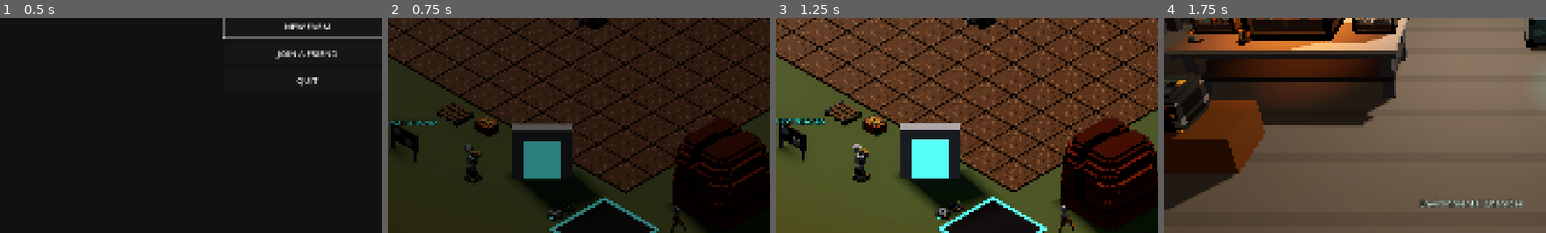
Above: before the commit, frames 1-4 (left to right).
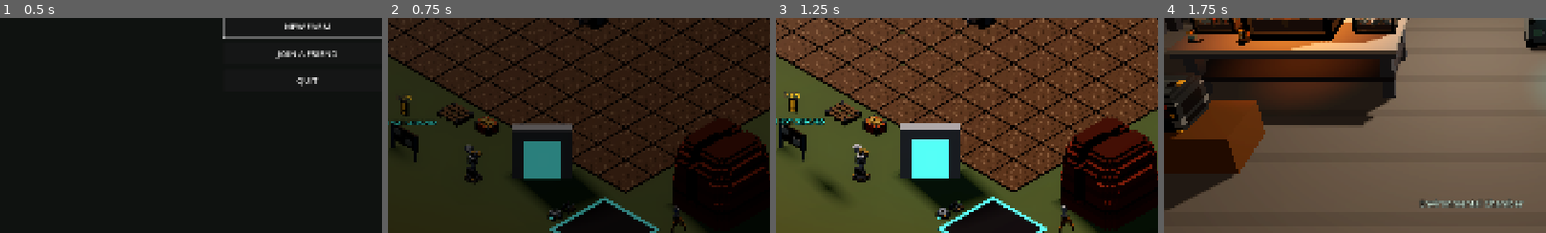
Above: after the commit, the same moments.

Repository: xlockeddown-glitch/out-of-spec
Game: Godot game, scene res://scenes/title_menu.tscn
The game is run twice, just before and just after one commit, with the same random seed, the same clock (stepped at 60 frames per second) and the same inputs.
Inputs:
- Up to frame 1 (0.5 s): no input
- Up to frame 2 (0.75 s): click "NEW FARM" at 0.5 s
- Up to frame 3 (1.25 s): no input
- Up to frame 4 (1.75 s): click "ENTER DOME [Tab]" at 1.25 s
The pictures show only the part of the screen within x 10-60%, y 50-100%; the shares and areas given below are measured in that part.

Frame 1 is identical in both runs. In frame 2, 0.2% of the frame differs, in the area x 3-7%, y 36-46%; in frame 3, 0.6%, in the area x 2-17%, y 34-84%; in frame 4, nothing differs.

Commit message:
Add in-world quest board marker for unseen quests

Diff:
--- a/scripts/main_farm.gd
+++ b/scripts/main_farm.gd
@@ -1263,6 +1263,7 @@
 	var world: Node3D = $WorldView/WorldViewport/World
 	var board: Node3D = LavaHubProps.board_node("FARM NOTICE BOARD")
 	board.position = NoticeBoard.FARM_POSITION
+	board.add_child(QuestBoardMarker.new())
 	world.add_child(board)
 	_notice_pad = ParkingPad.new()
 	_notice_pad.name = "NoticeBoardPad"
--- a/scripts/quests/quest_seen.gd
+++ b/scripts/quests/quest_seen.gd
@@ -12,6 +12,7 @@
 
 static var _loaded_from: String = ""
 static var _file: ConfigFile
+static var _listeners: Array[Callable] = []
 
 
 ## The key a quest row is remembered by.
@@ -24,14 +25,34 @@
 	return key
 
 
+## Registers a local UI callback invoked when seen state changes or resets.
+static func add_listener(callback: Callable) -> void:
+	if callback.is_valid() and not callback in _listeners:
+		_listeners.append(callback)
+
+
+## Unregisters a local UI callback previously added with add_listener().
+static func remove_listener(callback: Callable) -> void:
+	_listeners.erase(callback)
+
+
 ## Forgets the cached file (the path changed, or a test starts clean).
 static func reset() -> void:
 	_file = null
 	_loaded_from = ""
+	_notify()
 
 
 static func is_new(row: Dictionary) -> bool:
 	return not _config().has_section_key(SECTION, key_of(row))
+
+
+## True if any row of `rows` has not been seen yet.
+static func has_unseen(rows: Array) -> bool:
+	for row: Dictionary in rows:
+		if is_new(row):
+			return true
+	return false
 
 
 ## Marks every row of `rows` seen and keeps the file (only when something changed).
@@ -43,6 +64,18 @@
 			changed = true
 	if changed:
 		_config().save(path)
+		_notify()
+
+
+static func _notify() -> void:
+	var kept: Array[Callable] = []
+	for cb: Callable in _listeners:
+		if cb.is_valid():
+			kept.append(cb)
+	_listeners = kept
+	for cb: Callable in _listeners.duplicate():
+		if cb.is_valid():
+			cb.call()
 
 
 static func _config() -> ConfigFile:
--- /dev/null
+++ b/scripts/world/quest_board_marker.gd
@@ -0,0 +1,135 @@
+class_name QuestBoardMarker
+extends Node3D
+## In-world marker hovering over the farm notice board while the local player has
+## any unseen open quest (QuestSeen, matching QuestsUI's NEW tags). Pure local UI:
+## never saved to the farm and never sent over the network.
+## Every number below is a [PLACEHOLDER].
+
+## Height of the marker pivot above the notice board origin, in metres [PLACEHOLDER].
+const BASE_Y_M: float = 2.9
+## Vertical bob amplitude, in metres [PLACEHOLDER].
+const BOB_AMPLITUDE_M: float = 0.14
+## Vertical bob angular speed, in radians per second [PLACEHOLDER].
+const BOB_SPEED_RAD_S: float = 3.2
+## Emblem spin speed around Y, in radians per second [PLACEHOLDER].
+const SPIN_RAD_S: float = 1.2
+## Emblem backing slab size, in metres [PLACEHOLDER].
+const BACKING_SIZE := Vector3(0.46, 0.84, 0.12)
+## Exclamation stem size, in metres [PLACEHOLDER].
+const STEM_SIZE := Vector3(0.22, 0.42, 0.16)
+## Exclamation stem vertical offset from pivot, in metres [PLACEHOLDER].
+const STEM_Y_M: float = 0.14
+## Exclamation dot size, in metres [PLACEHOLDER].
+const DOT_SIZE := Vector3(0.22, 0.18, 0.16)
+## Exclamation dot vertical offset from pivot, in metres [PLACEHOLDER].
+const DOT_Y_M: float = -0.24
+## Matte roughness for the dark backing slab [PLACEHOLDER].
+const BACKING_ROUGHNESS: float = 0.9
+## Amber emission energy, kept low so Filmic tonemap keeps the amber hue [PLACEHOLDER].
+const EMIT_ENERGY: float = 0.5
+## Zero specular on emissive amber parts so scene lights do not shift the hue [PLACEHOLDER].
+const EMIT_SPECULAR: float = 0.0
+## Label vertical offset above the pivot, in metres [PLACEHOLDER].
+const LABEL_Y_M: float = 0.66
+## Label font size in pixels [PLACEHOLDER].
+const LABEL_FONT_SIZE: int = 44
+## Label outline size in pixels [PLACEHOLDER].
+const LABEL_OUTLINE_SIZE: int = 10
+## Label pixel size in metres [PLACEHOLDER].
+const LABEL_PIXEL_SIZE: float = 0.008
+
+var _pivot: Node3D
+var _emblem: Node3D
+var _elapsed_s: float = 0.0
+
+
+func _init() -> void:
+	name = &"QuestBoardMarker"
+
+
+func _ready() -> void:
+	_build_visual()
+	GameState.quests_changed.connect(refresh)
+	GameState.farm_loaded.connect(refresh)
+	GameClock.day_started.connect(_on_day_started)
+	QuestSeen.add_listener(refresh)
+	refresh()
+
+
+func _exit_tree() -> void:
+	QuestSeen.remove_listener(refresh)
+
+
+func _process(delta: float) -> void:
+	if not visible or _pivot == null:
+		return
+	_elapsed_s += delta
+	_pivot.position.y = BASE_Y_M + sin(_elapsed_s * BOB_SPEED_RAD_S) * BOB_AMPLITUDE_M
+	if _emblem != null:
+		_emblem.rotation.y = fmod(_elapsed_s * SPIN_RAD_S, TAU)
+
+
+## True if any currently open quest for the local player is unseen in QuestSeen.
+func has_unseen() -> bool:
+	var lists: Dictionary = QuestLog.of(GameState, GameState.local_player_id)
+	var open_rows: Array = lists.get(QuestLog.OPEN, [])
+	return QuestSeen.has_unseen(open_rows)
+
+
+## Updates marker visibility from current open quests and QuestSeen state.
+func refresh() -> void:
+	visible = has_unseen()
+
+
+func _on_day_started(_day: int) -> void:
+	refresh()
+
+
+func _build_visual() -> void:
+	if _pivot != null:
+		return
+	_pivot = Node3D.new()
+	_pivot.name = &"Pivot"
+	_pivot.position = Vector3(0.0, BASE_Y_M, 0.0)
+	add_child(_pivot)
+
+	_emblem = Node3D.new()
+	_emblem.name = &"Emblem"
+	_pivot.add_child(_emblem)
+
+	var backing_mat := StandardMaterial3D.new()
+	backing_mat.albedo_color = ScopeTheme.SHADOW
+	backing_mat.roughness = BACKING_ROUGHNESS
+	_emblem.add_child(_box(&"Backing", BACKING_SIZE, Vector3.ZERO, backing_mat))
+
+	var amber_mat := StandardMaterial3D.new()
+	amber_mat.albedo_color = ScopeTheme.AMBER
+	amber_mat.emission_enabled = true
+	amber_mat.emission = ScopeTheme.AMBER
+	amber_mat.emission_energy_multiplier = EMIT_ENERGY
+	amber_mat.metallic_specular = EMIT_SPECULAR
+	_emblem.add_child(_box(&"Stem", STEM_SIZE, Vector3(0.0, STEM_Y_M, 0.0), amber_mat))
+	_emblem.add_child(_box(&"Dot", DOT_SIZE, Vector3(0.0, DOT_Y_M, 0.0), amber_mat))
+
+	var label := Label3D.new()
+	label.name = &"NewLabel"
+	label.text = QuestsUI.NEW_TAG
+	label.position = Vector3(0.0, LABEL_Y_M, 0.0)
+	label.billboard = BaseMaterial3D.BILLBOARD_ENABLED
+	label.font_size = LABEL_FONT_SIZE
+	label.outline_size = LABEL_OUTLINE_SIZE
+	label.pixel_size = LABEL_PIXEL_SIZE
+	label.modulate = ScopeTheme.AMBER
+	label.outline_modulate = ScopeTheme.SHADOW
+	_pivot.add_child(label)
+
+
+static func _box(part_name: StringName, size: Vector3, at: Vector3, mat: Material) -> MeshInstance3D:
+	var mesh := BoxMesh.new()
+	mesh.size = size
+	var node := MeshInstance3D.new()
+	node.name = part_name
+	node.mesh = mesh
+	node.position = at
+	node.material_override = mat
+	return node
--- /dev/null
+++ b/tests/test_quest_board_marker.gd
@@ -0,0 +1,143 @@
+extends RefCounted
+## In-world quest board marker (feat/quest-marker): shows over the farm notice
+## board when QuestSeen reports any unseen open quest, hides once seen, and uses
+## ScopeTheme colours only. Local-only UI.
+
+const SEEN_PATH: String = "user://test_quest_board_marker_seen.cfg"
+
+
+func _root() -> Window:
+	return (Engine.get_main_loop() as SceneTree).root
+
+
+func _free(node: Node) -> void:
+	if node.get_parent() != null:
+		node.get_parent().remove_child(node)
+	node.free()
+
+
+func _farm_quest_ids(count: int) -> Array[String]:
+	var ids: Array[String] = []
+	for quest: Dictionary in QuestEngine.quests():
+		if str(quest.get("scope", "")) == "farm" and str(quest.get("kind", "")) in ["story", "lab"]:
+			ids.append(str(quest["id"]))
+			if ids.size() >= count:
+				break
+	return ids
+
+
+func _snapshot() -> Dictionary:
+	return {
+		"quest_state": GameState.quest_state.duplicate(true),
+		"player_quest_state": GameState.player_quest_state.duplicate(true),
+		"seen_path": QuestSeen.path,
+	}
+
+
+func _restore(snap: Dictionary) -> void:
+	GameState.quest_state = snap["quest_state"]
+	GameState.player_quest_state = snap["player_quest_state"]
+	DirAccess.remove_absolute(SEEN_PATH)
+	QuestSeen.path = snap["seen_path"]
+	QuestSeen.reset()
+
+
+func _clean_seen() -> void:
+	QuestSeen.path = SEEN_PATH
+	DirAccess.remove_absolute(SEEN_PATH)
+	QuestSeen.reset()
+
+
+func _open_entry() -> Dictionary:
+	return { "accepted": 1, "steps_done": [], "base": {}, "shown": {}, "players": [], "done": -1 }
+
+
+func test_marker_hides_when_there_are_no_open_quests() -> String:
+	var snap: Dictionary = _snapshot()
+	_clean_seen()
+	GameState.quest_state = {}
+	GameState.player_quest_state = {}
+	var marker := QuestBoardMarker.new()
+	_root().add_child(marker)
+	var shown: bool = marker.visible
+	_free(marker)
+	_restore(snap)
+	return "" if not shown else "Marker should hide when there are no open quests."
+
+
+func test_marker_shows_with_unseen_quests_and_hides_when_seen() -> String:
+	var snap: Dictionary = _snapshot()
+	_clean_seen()
+	var ids: Array[String] = _farm_quest_ids(1)
+	if ids.is_empty():
+		_restore(snap)
+		return "No farm story/lab quests found in QuestEngine."
+	GameState.quest_state = { ids[0]: _open_entry() }
+	GameState.player_quest_state = {}
+	var marker := QuestBoardMarker.new()
+	_root().add_child(marker)
+	var shown_before: bool = marker.visible
+	var open_rows: Array = QuestLog.of(GameState, GameState.local_player_id).get(QuestLog.OPEN, [])
+	QuestSeen.mark_seen(open_rows)
+	var shown_after: bool = marker.visible
+	_free(marker)
+	_restore(snap)
+	if not shown_before:
+		return "Marker should show when an open quest is unseen."
+	return "" if not shown_after else "Marker should hide once open quests are marked seen."
+
+
+func test_marker_hides_after_quests_ui_closes_and_returns_on_new_quest() -> String:
+	var snap: Dictionary = _snapshot()
+	_clean_seen()
+	var ids: Array[String] = _farm_quest_ids(2)
+	if ids.size() < 2:
+		_restore(snap)
+		return "Need at least two farm story/lab quests."
+	GameState.quest_state = { ids[0]: _open_entry() }
+	GameState.player_quest_state = {}
+	var marker := QuestBoardMarker.new()
+	var ui := QuestsUI.new()
+	_root().add_child(marker)
+	_root().add_child(ui)
+	var before_open: bool = marker.visible
+	ui.open()
+	ui.close()
+	var after_close: bool = marker.visible
+	GameState.quest_state[ids[1]] = _open_entry()
+	GameState.quests_changed.emit()
+	var after_second: bool = marker.visible
+	_free(ui)
+	_free(marker)
+	_restore(snap)
+	if not before_open:
+		return "Marker should show before the quest board is opened."
+	if after_close:
+		return "Marker should hide after QuestsUI closes and marks quests seen."
+	return "" if after_second else "Marker should show again when another unseen quest arrives."
+
+
+func test_marker_uses_scope_theme_colours_only() -> String:
+	var marker := QuestBoardMarker.new()
+	_root().add_child(marker)
+	var backing := marker.get_node_or_null("Pivot/Emblem/Backing") as MeshInstance3D
+	var stem := marker.get_node_or_null("Pivot/Emblem/Stem") as MeshInstance3D
+	var dot := marker.get_node_or_null("Pivot/Emblem/Dot") as MeshInstance3D
+	var label := marker.get_node_or_null("Pivot/NewLabel") as Label3D
+	var problem: String = ""
+	if backing == null or stem == null or dot == null or label == null:
+		problem = "Marker is missing one or more expected visual child nodes."
+	else:
+		var back_mat := backing.material_override as StandardMaterial3D
+		var stem_mat := stem.material_override as StandardMaterial3D
+		var dot_mat := dot.material_override as StandardMaterial3D
+		if back_mat == null or back_mat.albedo_color != ScopeTheme.SHADOW:
+			problem = "Backing material must use ScopeTheme.SHADOW."
+		elif stem_mat == null or stem_mat.albedo_color != ScopeTheme.AMBER or stem_mat.emission != ScopeTheme.AMBER:
+			problem = "Stem material must use ScopeTheme.AMBER."
+		elif dot_mat == null or dot_mat.albedo_color != ScopeTheme.AMBER or dot_mat.emission != ScopeTheme.AMBER:
+			problem = "Dot material must use ScopeTheme.AMBER."
+		elif label.modulate != ScopeTheme.AMBER or label.outline_modulate != ScopeTheme.SHADOW:
+			problem = "Label3D must use ScopeTheme.AMBER and ScopeTheme.SHADOW."
+	_free(marker)
+	return problem
Not shown, added: scripts/world/quest_board_marker.gd.uid
Not shown, added: tests/test_quest_board_marker.gd.uid
